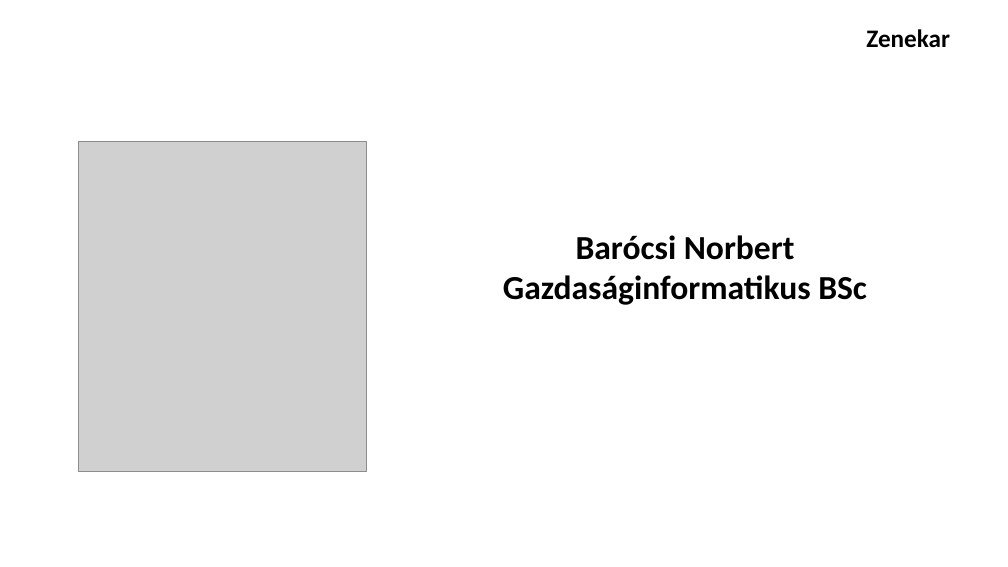
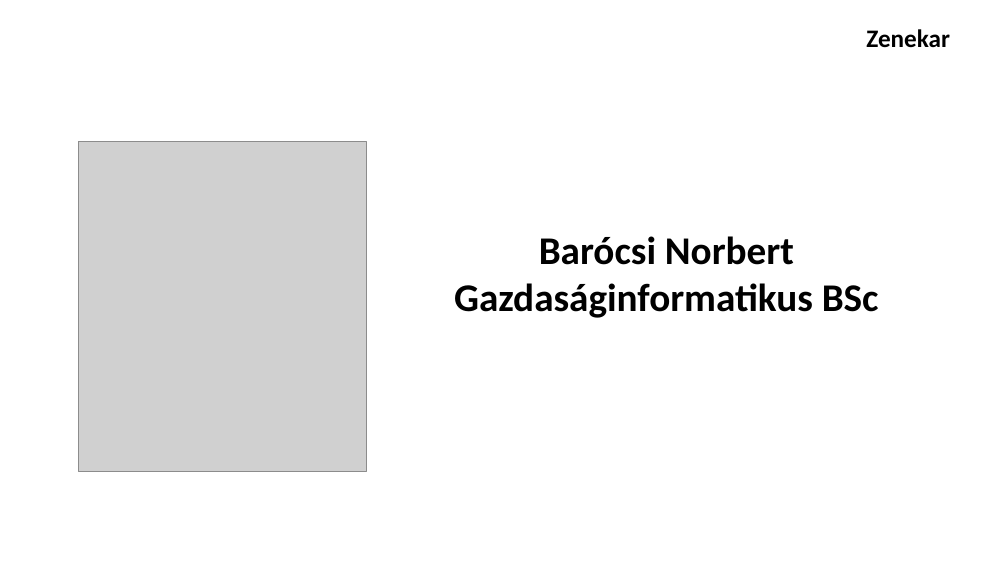
Before and after one commit to schonherz-java-ee-2016-summer/project, a slide deck: slide 2 of presentations/band/Barocsi_Norbert/prezi_JAVA_EE_barocsi_norbert.pptx. Drawn at 1008x567 pixels with LibreOffice and Linux fonts; fonts in the diff are those of the drawing; grey boxes stand for pictures; background and template pictures are left out. Boxes give left, top, right and bottom in pixels: in the first picture for what was removed or moved away, otherwise in the second. Text is boxed around its words. In the diff, an @@ line names an element or a change of style, - is before the commit and + after.

```diff
--- a/presentations/band/Barocsi_Norbert/prezi_JAVA_EE_barocsi_norbert.pptx
+++ b/presentations/band/Barocsi_Norbert/prezi_JAVA_EE_barocsi_norbert.pptx
@@ text "Barócsi Norbert Gazdaságinformatikus BSc": place and size @@
-text "Barócsi Norbert Gazdaságinformatikus BSc" at (503,235,867,305)
+text "Barócsi Norbert Gazdaságinformatikus BSc" at (454,236,879,318)
@@ text "Barócsi Norbert Gazdaságinformatikus BSc" at (454,236,879,318): size 24 to 28 pt @@
```
Also in this commit, not shown: 3 other slides changed.
